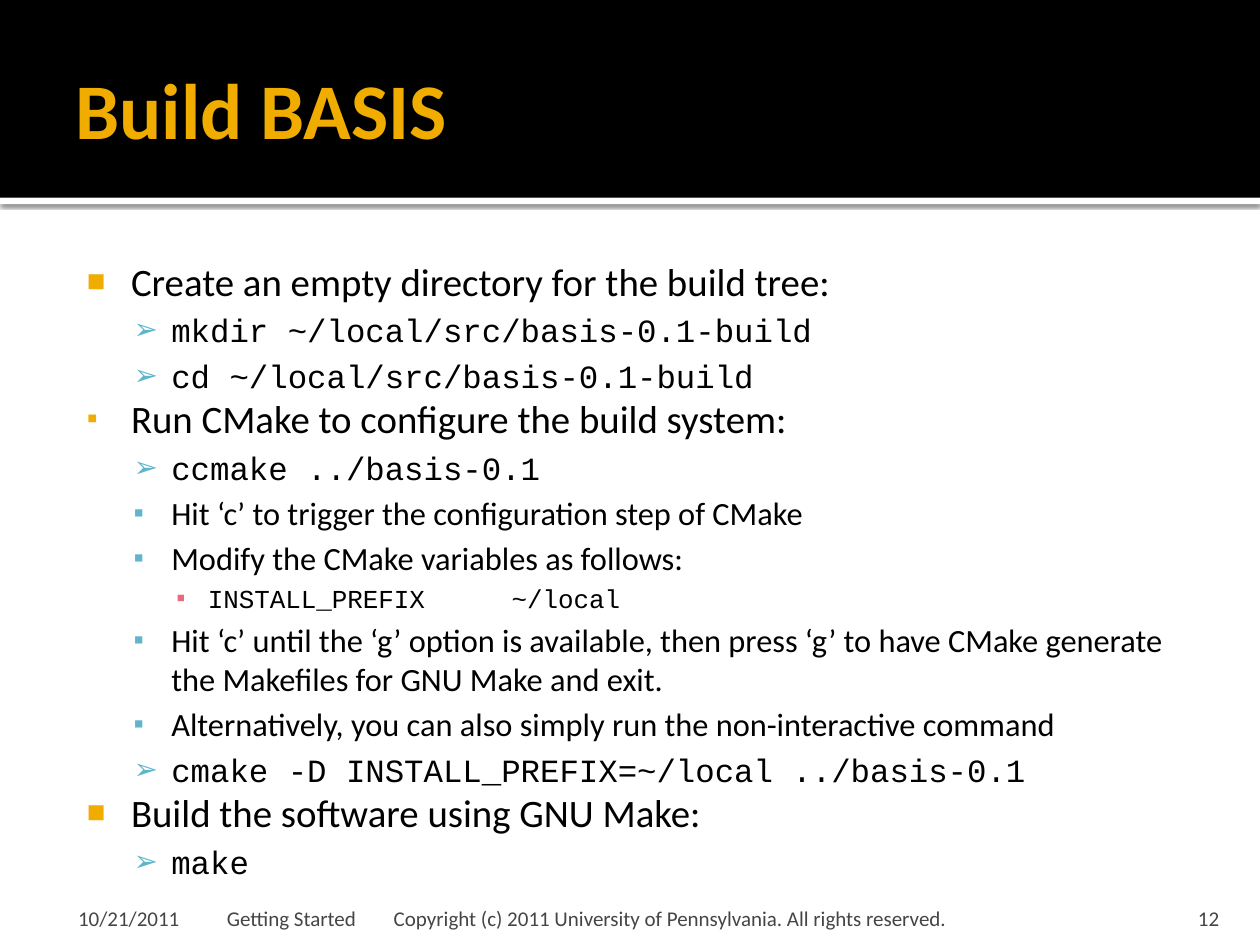
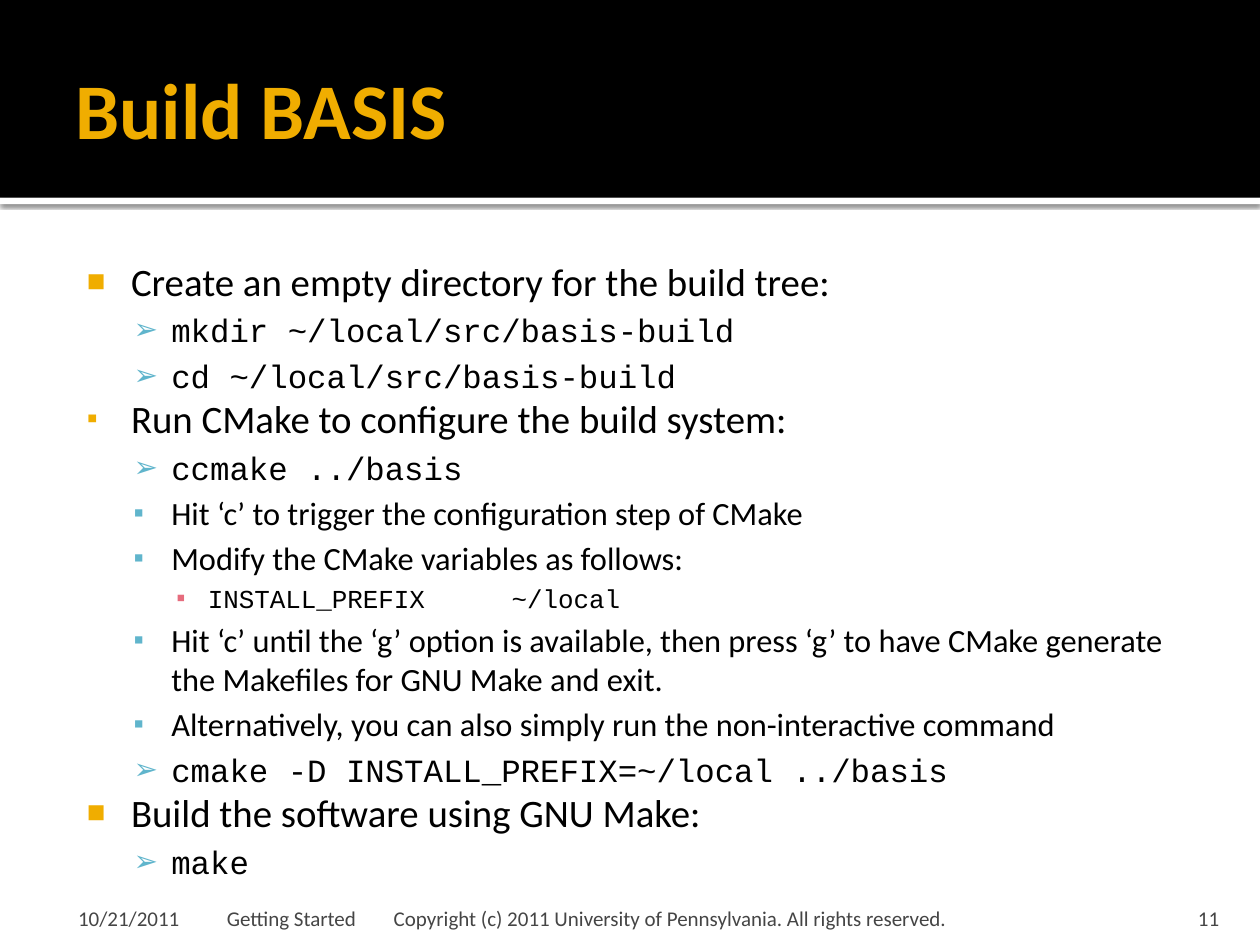
Before and after one commit to cmake-basis/legacy, a slide deck: slide 11 of doc/tutorials/BASIS Tutorial - 01 Getting Started.pptx (slide 12 before the commit). Drawn at 1260x945 pixels with LibreOffice and Linux fonts; fonts in the diff are those of the drawing; background and template pictures are left out. Boxes give left, top, right and bottom in pixels: in the first picture for what was removed or moved away, otherwise in the second. Text is boxed around its words. In the diff, an @@ line names an element or a change of style, - is before the commit and + after.

```diff
--- a/doc/tutorials/BASIS Tutorial - 01 Getting Started.pptx
+++ b/doc/tutorials/BASIS Tutorial - 01 Getting Started.pptx
@@ text at bbox=[171, 319, 734, 389]: text changed @@
-  ➢ mkdir ~/local/src/basis-0.1-build
-  ➢ cd ~/local/src/basis-0.1-build
+  ➢ mkdir ~/local/src/basis-build
+  ➢ cd ~/local/src/basis-build
@@ text at bbox=[171, 456, 462, 481]: text changed @@
-  ➢ ccmake ../basis-0.1
+  ➢ ccmake ../basis
@@ text at bbox=[171, 758, 947, 786]: text changed @@
-  ➢ cmake -D INSTALL_PREFIX=~/local ../basis-0.1
+  ➢ cmake -D INSTALL_PREFIX=~/local ../basis
@@ page number at bbox=[1198, 912, 1219, 926]: text changed @@
-12
+11
```
Also in this commit, not shown: 8 other slides changed, 1 slide removed, 1 other file.
